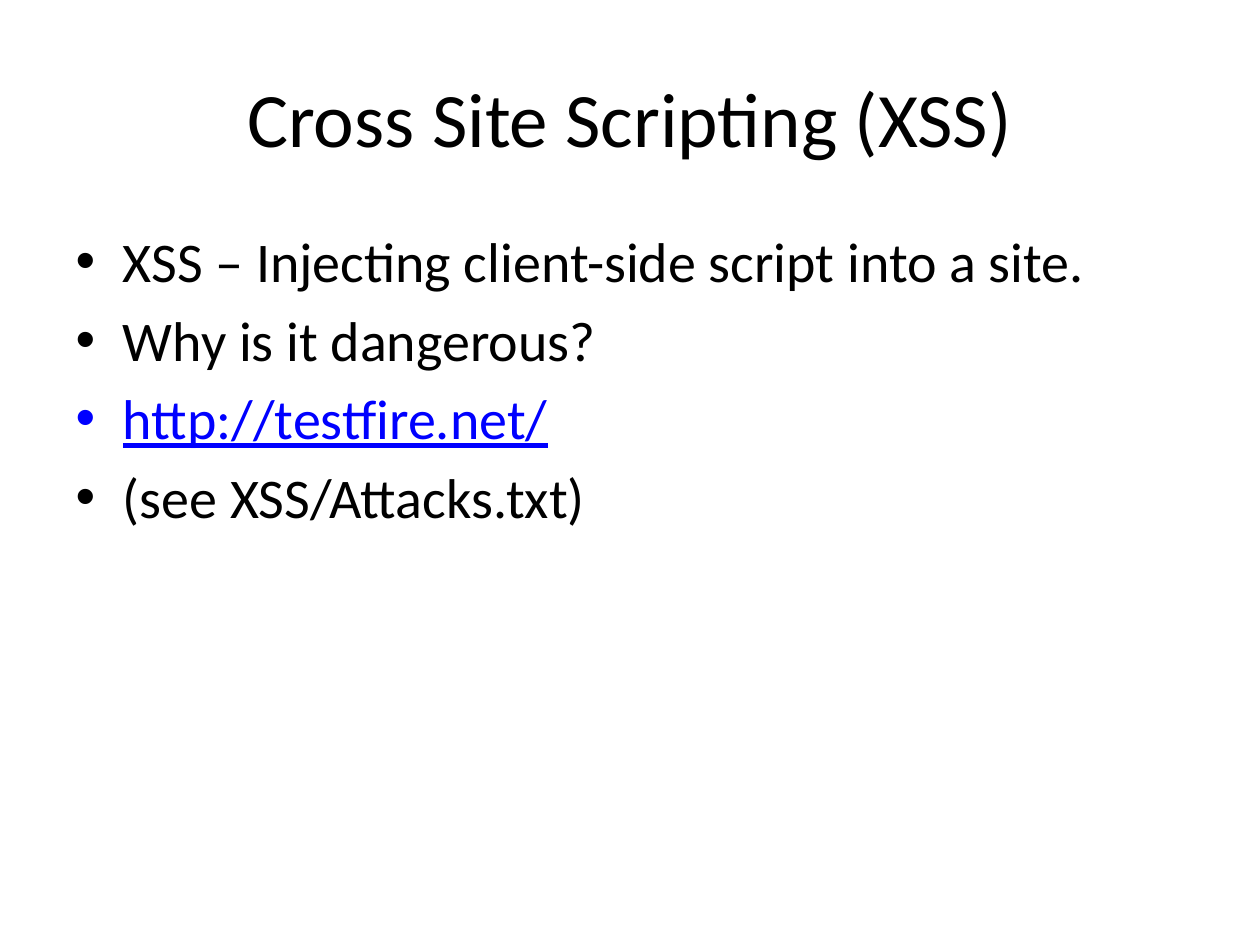
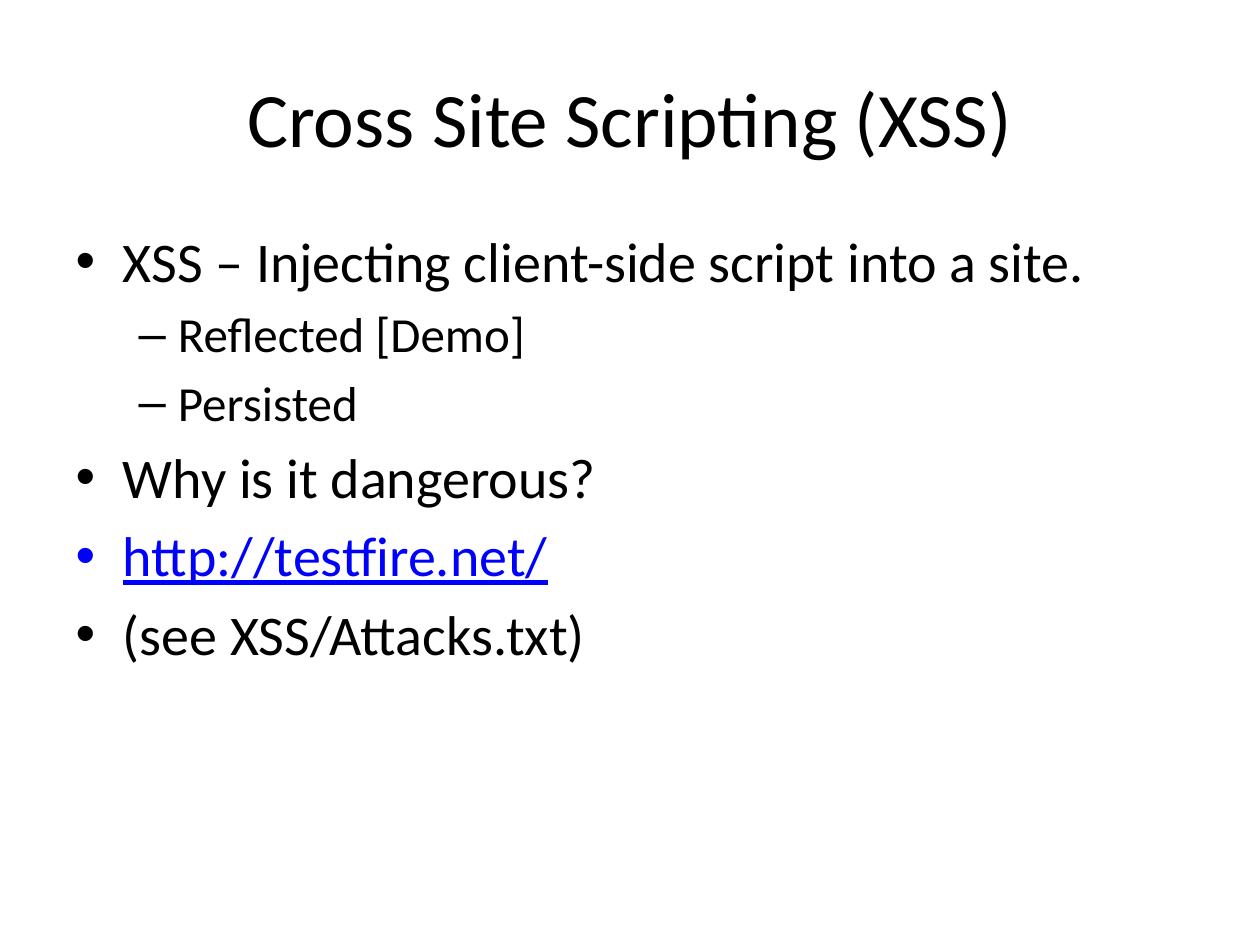
Before and after one commit to casmos1/Learning, a slide deck: slide 11 of Security/Content/Documents/Security.pptx (slide 10 before the commit). Drawn at 1260x945 pixels with LibreOffice and Linux fonts; fonts in the diff are those of the drawing. Boxes give left, top, right and bottom in pixels: in the first picture for what was removed or moved away, otherwise in the second. Text is boxed around its words. In the diff, an @@ line names an element or a change of style, - is before the commit and + after.

```diff
--- a/Security/Content/Documents/Security.pptx
+++ b/Security/Content/Documents/Security.pptx
@@ text at (178, 316, 524, 422): paragraphs added @@
+  – Reflected [Demo]
+  – Persisted
```
Also in this commit, not shown: 7 other slides changed, 1 slide added, 1 slide removed, 18 other files.
